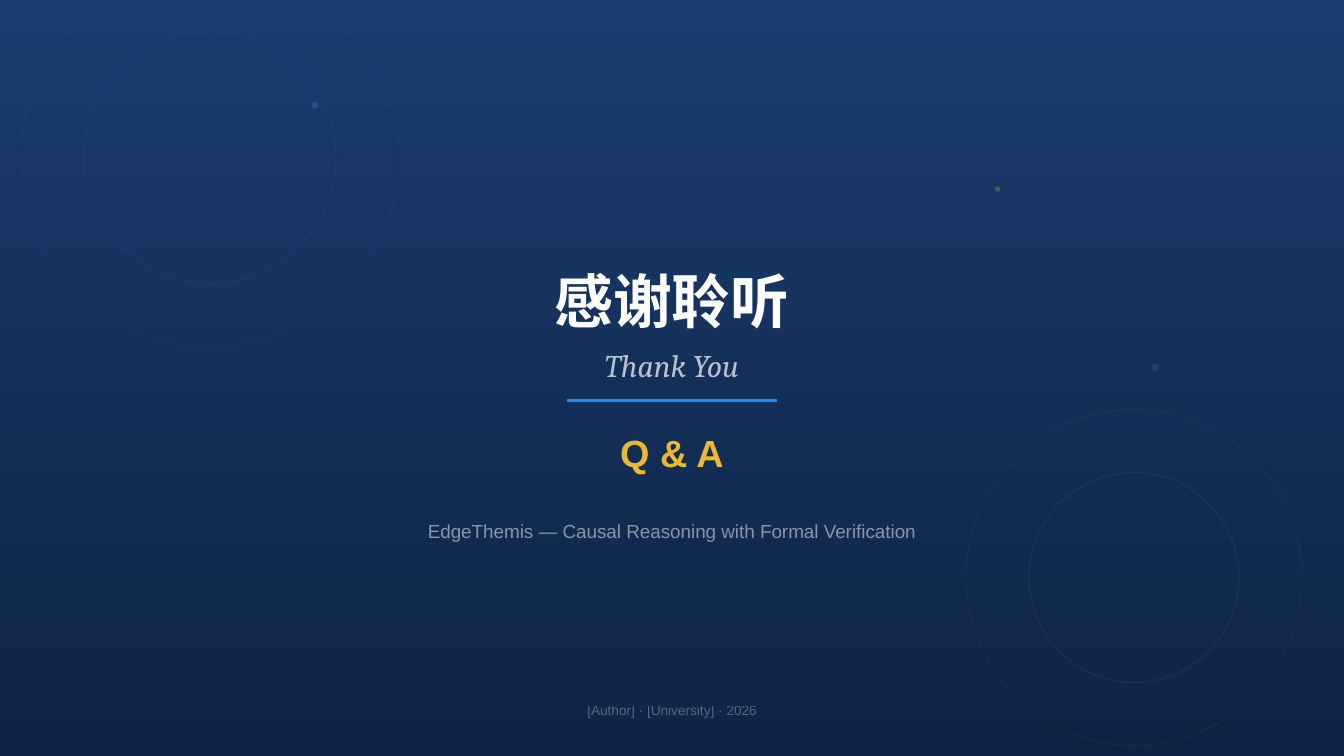
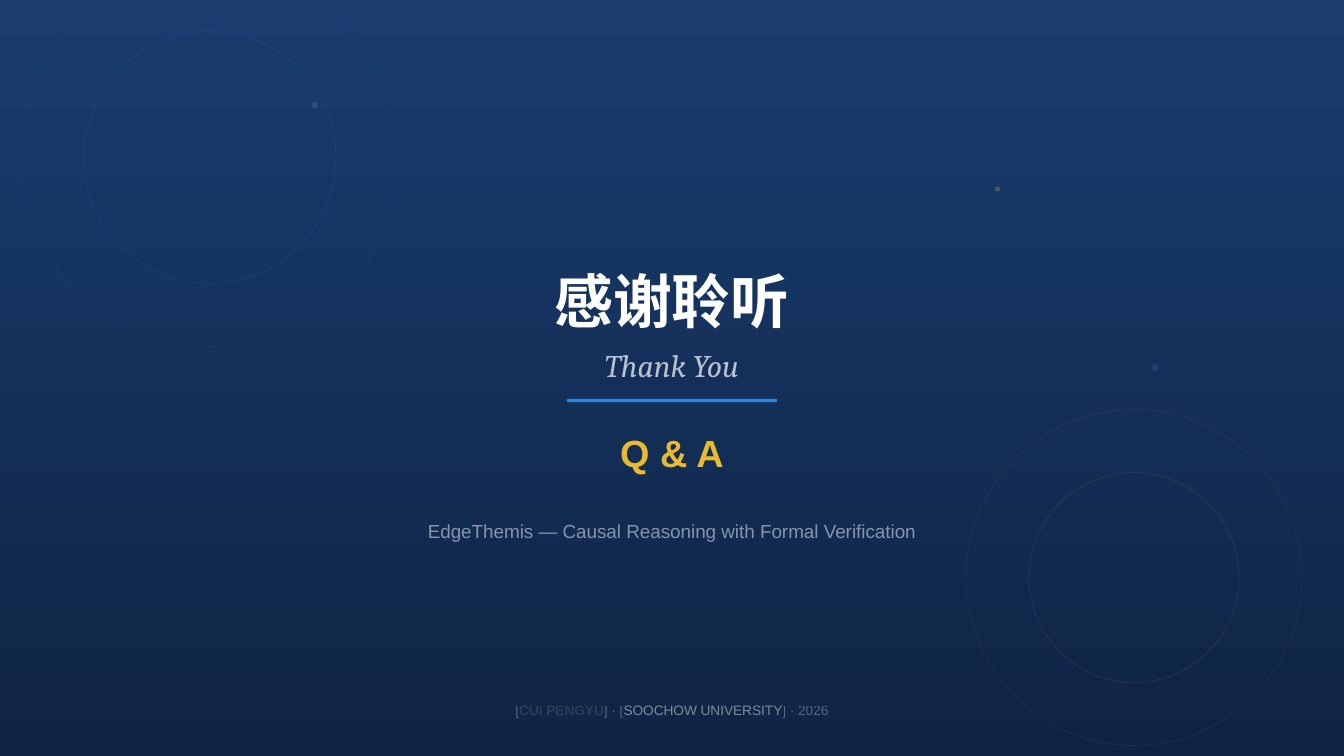
Before and after one commit to Hehe051104/EdgeThemis-FMEA, a slide deck: slide 22 of causal_fmea_core/projects/EdgeThemis_ppt169_20260614/exports/_20260615_022045.pptx. Drawn at 1344x756 pixels with LibreOffice and Linux fonts; fonts in the diff are those of the drawing. Boxes give left, top, right and bottom in pixels: in the first picture for what was removed or moved away, otherwise in the second. Text is boxed around its words. In the diff, an @@ line names an element or a change of style, - is before the commit and + after.

```diff
--- a/causal_fmea_core/projects/EdgeThemis_ppt169_20260614/exports/_20260615_022045.pptx
+++ b/causal_fmea_core/projects/EdgeThemis_ppt169_20260614/exports/_20260615_022045.pptx
@@ text at [515, 705, 828, 718]: text changed; text colour #FFFFFF at 30% opacity to #7F8C8D @@
-[Author] · [University] · 2026
+[CUI PENGYU] · [SOOCHOW UNIVERSITY] · 2026
```
Also in this commit, not shown: 1 other slide changed, 5 other files.
